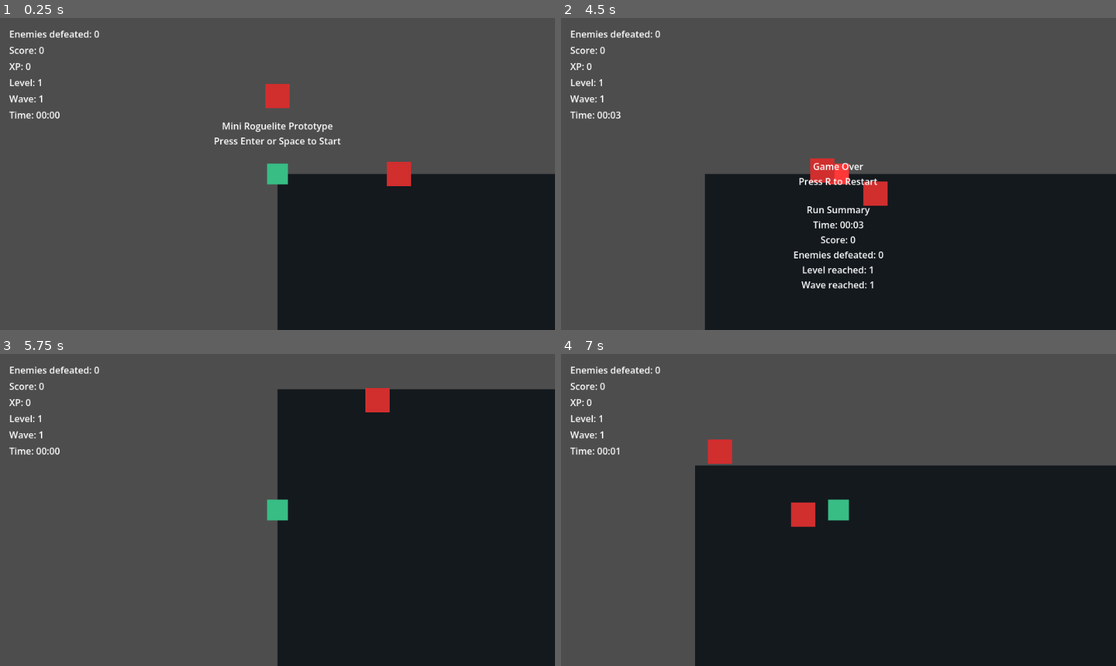
Above: before the commit, frames 1-4 (two rows, left to right).
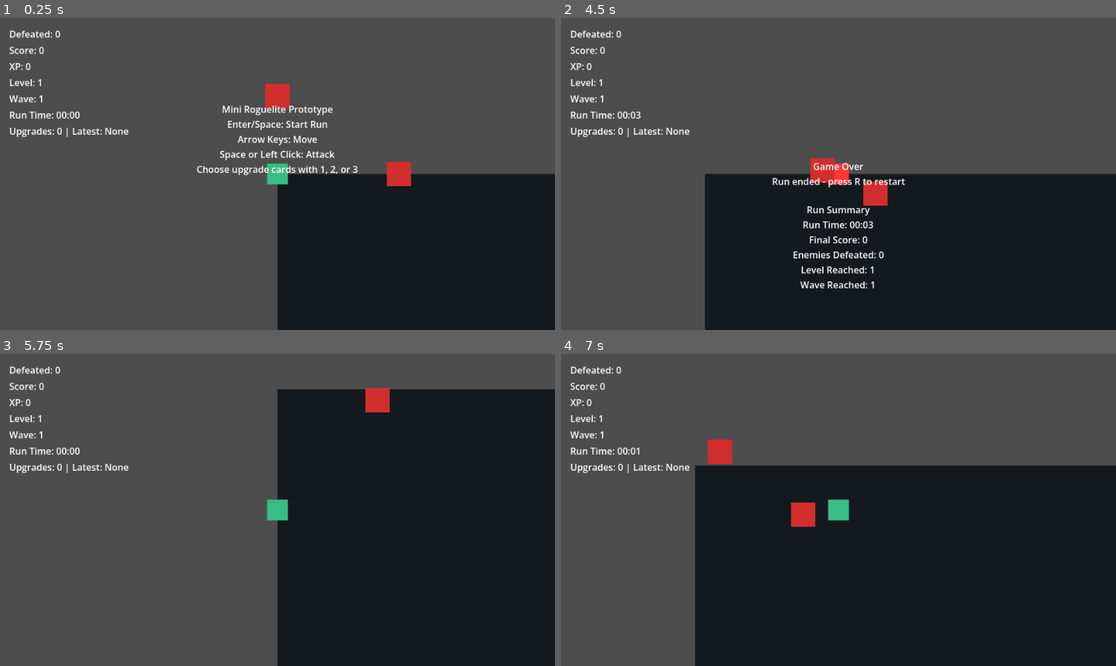
Above: after the commit, the same moments.

Repository: djlasher/Multi-Agent-Volume-1-RPG
Game: Godot game, scene res://scenes/main.tscn
The game is run twice, just before and just after one commit, with the same random seed, the same clock (stepped at 60 frames per second) and the same inputs.
Inputs (mouse positions are in pixels of both pictures, inside the frame that each line leads up to):
- Up to frame 1 (0.25 s): no input
- Up to frame 2 (4.5 s): tap Enter at 0.5 s; move the mouse to (960, 158) at 0.52 s; hold Right (ui_right) 0.53-1.28 s; tap 1 at 0.6, 2.3, 2.85 s; click (960, 158) at 0.67 s; tap Space at 0.77, 1.52, 3.02, 3.77 s; tap 2 at 0.8, 1.35, 3.05, 3.6 s; move the mouse to (727, 189) at 1.27 s; hold Down (ui_down) 1.28-2.03 s; tap 3 at 1.55, 2.1, 3.8, 4.35 s; move the mouse to (894, 105) at 2.02 s; hold Right (ui_right) 2.03-2.78 s; move the mouse to (810, 236) at 2.77 s; hold Up (ui_up) 2.78-3.53 s; click (810, 236) at 2.92 s; move the mouse to (1005, 220) at 3.52 s; hold Left (ui_left) from 3.53 s (still down); move the mouse to (672, 127) at 4.27 s
- Up to frame 3 (5.75 s): tap Space at 4.52 s; tap 1 at 4.55 s; tap R at 5 s; move the mouse to (305, 510) at 5.02 s; release Left (ui_left) at 5.03 s; hold Down (ui_down) from 5.03 s (still down); tap Enter at 5.1 s; click (305, 510) at 5.17 s; tap 2 at 5.3 s
- Up to frame 4 (7 s): move the mouse to (755, 432) at 5.77 s; release Down (ui_down) at 5.78 s; hold Right (ui_right) 5.78-6.53 s; tap R at 5.85 s; tap Space at 6.02, 6.77 s; tap 3 at 6.05 s; move the mouse to (960, 494) at 6.52 s; hold Up (ui_up) from 6.53 s (still down); tap 1 at 6.6 s

The runs differ from the first frame. In frame 1, 2.2% of the frame differs, in the area x 1-65%, y 4-51%; in frame 2, 1.9%; in frame 3, 0.7%; in frame 4, 0.7%.

Commit message:
Implement upgrade choice cards

Diff:
--- a/scenes/main.tscn
+++ b/scenes/main.tscn
@@ -35,7 +35,7 @@
 offset_top=16.0
 offset_right=220.0
 offset_bottom=42.0
-text="Enemies defeated: 0"
+text="Defeated: 0"
 
 [node name="ScoreLabel" type="Label" parent="GameUI"]
 offset_left=16.0
@@ -70,47 +70,61 @@
 offset_top=156.0
 offset_right=220.0
 offset_bottom=182.0
-text="Time: 00:00"
+text="Run Time: 00:00"
+
+[node name="UpgradeCountLabel" type="Label" parent="GameUI"]
+offset_left=16.0
+offset_top=184.0
+offset_right=360.0
+offset_bottom=210.0
+text="Upgrades: 0 | Latest: None"
 
 [node name="StartLabel" type="Label" parent="GameUI"]
-offset_left=260.0
-offset_top=150.0
-offset_right=700.0
-offset_bottom=250.0
+offset_left=210.0
+offset_top=126.0
+offset_right=750.0
+offset_bottom=294.0
 text="Mini Roguelite Prototype
-Press Enter or Space to Start"
+Enter/Space: Start Run
+Arrow Keys: Move
+Space or Left Click: Attack
+Choose upgrade cards with 1, 2, or 3"
 horizontal_alignment=1
 vertical_alignment=1
 
 [node name="LevelUpLabel" type="Label" parent="GameUI"]
 visible=false
 offset_left=324.0
-offset_top=120.0
+offset_top=104.0
 offset_right=636.0
-offset_bottom=168.0
-text="Level Up!"
+offset_bottom=166.0
+text="Level Up!
+Game Paused"
 horizontal_alignment=1
 vertical_alignment=1
 
 [node name="UpgradeChoiceLabel" type="Label" parent="GameUI"]
 visible=false
-offset_left=260.0
-offset_top=170.0
-offset_right=700.0
-offset_bottom=260.0
-text="Choose Upgrade
-1 - Increase movement speed
-2 - Increase attack damage
-3 - Increase max health and heal"
+offset_left=180.0
+offset_top=168.0
+offset_right=780.0
+offset_bottom=332.0
+text="GAME PAUSED - Choose an upgrade card
+1 - Move Speed Up
+    +25 move speed
+2 - Damage Up
+    +1 attack damage
+3 - Max Health Up
+    +1 max health and heal"
 horizontal_alignment=1
 vertical_alignment=1
 
 [node name="RunSummaryLabel" type="Label" parent="GameUI"]
 visible=false
-offset_left=300.0
+offset_left=260.0
 offset_top=320.0
-offset_right=660.0
-offset_bottom=440.0
+offset_right=700.0
+offset_bottom=460.0
 text="Run Summary"
 horizontal_alignment=1
 vertical_alignment=1
@@ -122,6 +136,6 @@
 offset_right=636.0
 offset_bottom=318.0
 text="Game Over
-Press R to Restart"
+Run ended - press R to restart"
 horizontal_alignment=1
 vertical_alignment=1
--- a/scripts/main.gd
+++ b/scripts/main.gd
@@ -9,8 +9,10 @@
 @export var xp_to_level: int = 3
 @export var timed_upgrade_interval: float = 25.0
 @export var speed_upgrade_amount: float = 25.0
+@export var attack_speed_upgrade_amount: float = 0.05
 @export var attack_damage_upgrade_amount: int = 1
 @export var max_health_upgrade_amount: int = 1
+@export var pickup_radius_upgrade_amount: float = 18.0
 @export var enemies_per_wave: int = 3
 @export var base_enemy_count: int = 2
 @export var max_enemy_count: int = 6
@@ -25,6 +27,8 @@
 var score: int = 0
 var game_state: GameState = GameState.START
 var next_timed_upgrade_at: float = timed_upgrade_interval
+var current_upgrade_choices: Array[Dictionary] = []
+var selected_upgrades: Array[String] = []
 
 @onready var defeated_count_label: Label = $GameUI/DefeatedCountLabel
 @onready var score_label: Label = $GameUI/ScoreLabel
@@ -32,22 +36,26 @@
 @onready var level_label: Label = $GameUI/LevelLabel
 @onready var wave_label: Label = $GameUI/WaveLabel
 @onready var time_label: Label = $GameUI/TimeLabel
+@onready var upgrade_count_label: Label = $GameUI/UpgradeCountLabel
 @onready var start_label: Label = $GameUI/StartLabel
 @onready var level_up_label: Label = $GameUI/LevelUpLabel
 @onready var upgrade_choice_label: Label = $GameUI/UpgradeChoiceLabel
 @onready var run_summary_label: Label = $GameUI/RunSummaryLabel
+@onready var game_over_label: Label = $GameUI/GameOverLabel
 @onready var enemy_spawn_point: Node2D = $EnemySpawnPoint
 @onready var player = $Player
 @onready var enemy = $Enemy
 
 func _ready() -> void:
 	process_mode = Node.PROCESS_MODE_ALWAYS
+	randomize()
 	_update_defeated_count()
 	_update_score()
 	_update_xp_count()
 	_update_level()
 	_update_wave()
 	_update_time()
+	_update_upgrade_count()
 	_configure_enemy(enemy)
 	_fill_enemy_count()
 	get_tree().paused = true
@@ -55,6 +63,7 @@
 	level_up_label.visible = false
 	upgrade_choice_label.visible = false
 	run_summary_label.visible = false
+	game_over_label.visible = false
 
 func _process(delta: float) -> void:
 	if game_state != GameState.PLAYING or run_over or choosing_upgrade:
@@ -105,14 +114,11 @@
 		return
 
 	if event.keycode == KEY_1:
-		_apply_upgrade("Speed increased", func() -> void: player.speed += speed_upgrade_amount)
+		_select_upgrade(0)
 	elif event.keycode == KEY_2:
-		_apply_upgrade("Attack damage increased", func() -> void: player.attack_damage += attack_damage_upgrade_amount)
+		_select_upgrade(1)
 	elif event.keycode == KEY_3:
-		_apply_upgrade("Max health increased and healed", func() -> void:
-			player.max_health += max_health_upgrade_amount
-			player.health = player.max_health
-		)
+		_select_upgrade(2)
 
 func _respawn_enemy_after_delay() -> void:
 	await get_tree().create_timer(enemy_respawn_delay, false).timeout
@@ -156,7 +162,9 @@
 	run_over = true
 	game_state = GameState.GAME_OVER
 	get_tree().paused = true
-	run_summary_label.text = "Run Summary\nTime: %s\nScore: %s\nEnemies defeated: %s\nLevel reached: %s\nWave reached: %s" % [
+	game_over_label.text = "Game Over\nRun ended - press R to restart"
+	game_over_label.visible = true
+	run_summary_label.text = "Run Summary\nRun Time: %s\nFinal Score: %s\nEnemies Defeated: %s\nLevel Reached: %s\nWave Reached: %s" % [
 		_format_time(elapsed_time),
 		score,
 		enemies_defeated,
@@ -166,7 +174,7 @@
 	run_summary_label.visible = true
 
 func _update_defeated_count() -> void:
-	defeated_count_label.text = "Enemies defeated: %s" % enemies_defeated
+	defeated_count_label.text = "Defeated: %s" % enemies_defeated
 
 func _update_score() -> void:
 	score_label.text = "Score: %s" % score
@@ -181,7 +189,13 @@
 	wave_label.text = "Wave: %s" % wave
 
 func _update_time() -> void:
-	time_label.text = "Time: %s" % _format_time(elapsed_time)
+	time_label.text = "Run Time: %s" % _format_time(elapsed_time)
+
+func _update_upgrade_count() -> void:
+	var latest := "None"
+	if not selected_upgrades.is_empty():
+		latest = selected_upgrades[selected_upgrades.size() - 1]
+	upgrade_count_label.text = "Upgrades: %s | Latest: %s" % [selected_upgrades.size(), latest]
 
 func _format_time(time_seconds: float) -> String:
 	var total_seconds := int(time_seconds)
@@ -206,25 +220,92 @@
 	if choosing_upgrade:
 		return
 
+	# Main keeps processing while paused so number-key upgrade choices can resume the run.
 	level += 1
 	xp = 0
 	choosing_upgrade = true
 	next_timed_upgrade_at = elapsed_time + timed_upgrade_interval
+	current_upgrade_choices = _deal_upgrade_choices()
 	get_tree().paused = true
 	upgrade_choice_label.visible = true
 	level_up_label.visible = true
+	level_up_label.text = "Level %s Reached\nGame Paused" % level
+	upgrade_choice_label.text = _format_upgrade_choices()
 	_update_level()
 	_update_xp_count()
-	print("Level up! Choose an upgrade with 1, 2, or 3.")
-
-func _apply_upgrade(message: String, apply_upgrade: Callable) -> void:
-	apply_upgrade.call()
+	print("Level up! Gameplay paused. Choose one of the dealt upgrades with 1, 2, or 3.")
+
+func _deal_upgrade_choices() -> Array[Dictionary]:
+	var pool := _upgrade_pool()
+	pool.shuffle()
+	return pool.slice(0, 3)
+
+func _upgrade_pool() -> Array[Dictionary]:
+	return [
+		{
+			"id": "move_speed",
+			"name": "Move Speed Up",
+			"description": "+%s move speed" % speed_upgrade_amount,
+		},
+		{
+			"id": "attack_speed",
+			"name": "Attack Speed Up",
+			"description": "Shorter attack cooldown",
+		},
+		{
+			"id": "damage",
+			"name": "Damage Up",
+			"description": "+%s attack damage" % attack_damage_upgrade_amount,
+		},
+		{
+			"id": "max_health",
+			"name": "Max Health Up",
+			"description": "+%s max health and heal" % max_health_upgrade_amount,
+		},
+		{
+			"id": "pickup_radius",
+			"name": "Pickup Radius Up",
+			"description": "+%s pickup radius" % pickup_radius_upgrade_amount,
+		},
+	]
+
+func _format_upgrade_choices() -> String:
+	var lines: Array[String] = ["GAME PAUSED - Choose an upgrade card"]
+	for index in range(current_upgrade_choices.size()):
+		var choice := current_upgrade_choices[index]
+		lines.append("%s - %s" % [index + 1, choice["name"]])
+		lines.append("    %s" % choice["description"])
+	return "\n".join(lines)
+
+func _select_upgrade(choice_index: int) -> void:
+	if choice_index >= current_upgrade_choices.size():
+		return
+
+	var choice := current_upgrade_choices[choice_index]
+	_apply_upgrade(choice)
+
+func _apply_upgrade(choice: Dictionary) -> void:
+	match choice["id"]:
+		"move_speed":
+			player.speed += speed_upgrade_amount
+		"attack_speed":
+			player.attack_cooldown = max(0.12, player.attack_cooldown - attack_speed_upgrade_amount)
+		"damage":
+			player.attack_damage += attack_damage_upgrade_amount
+		"max_health":
+			player.max_health += max_health_upgrade_amount
+			player.health = player.max_health
+		"pickup_radius":
+			player.pickup_radius += pickup_radius_upgrade_amount
+
+	selected_upgrades.append(choice["name"])
 	choosing_upgrade = false
 	get_tree().paused = false
 	upgrade_choice_label.visible = false
-	level_up_label.text = "Level %s: %s" % [level, message]
+	level_up_label.text = "Level %s Upgrade: %s\nRun Resumed" % [level, choice["name"]]
 	level_up_label.visible = true
-	print("Upgrade selected: %s" % message)
+	_update_upgrade_count()
+	print("Upgrade selected: %s" % choice["name"])
 
 func _start_run() -> void:
 	game_state = GameState.PLAYING
--- a/scripts/player.gd
+++ b/scripts/player.gd
@@ -4,6 +4,7 @@
 @export var max_health: int = 3
 @export var attack_damage: int = 1
 @export var attack_cooldown: float = 0.35
+@export var pickup_radius: float = 20.0
 
 var health: int = max_health
 var hit_flash_time: float = 0.0
--- a/scripts/xp_pickup.gd
+++ b/scripts/xp_pickup.gd
@@ -2,13 +2,32 @@
 
 @export var xp_value: int = 1
 
+var player: Node2D
+var collected: bool = false
+
 func _ready() -> void:
+	player = get_tree().current_scene.get_node_or_null("Player")
 	body_entered.connect(_on_body_entered)
+
+func _physics_process(_delta: float) -> void:
+	if collected or player == null:
+		return
+
+	var radius = player.get("pickup_radius")
+	if radius != null and global_position.distance_to(player.global_position) <= radius:
+		_collect()
 
 func _on_body_entered(body: Node2D) -> void:
 	if not body.name == "Player":
 		return
 
+	_collect()
+
+func _collect() -> void:
+	if collected:
+		return
+
+	collected = true
 	if get_tree().current_scene.has_method("collect_xp"):
 		get_tree().current_scene.collect_xp(xp_value)
 	queue_free()
--- a/tests/smoke_test.gd
+++ b/tests/smoke_test.gd
@@ -21,6 +21,7 @@
 	"GameUI/LevelLabel",
 	"GameUI/WaveLabel",
 	"GameUI/TimeLabel",
+	"GameUI/UpgradeCountLabel",
 	"GameUI/StartLabel",
 	"GameUI/UpgradeChoiceLabel",
 	"GameUI/RunSummaryLabel",
Not shown, changed: DEVELOPMENT_LOG.md
Not shown, changed: docs/DEVLOG.md
Not shown, changed: docs/RUNNING_LOCALLY.md
